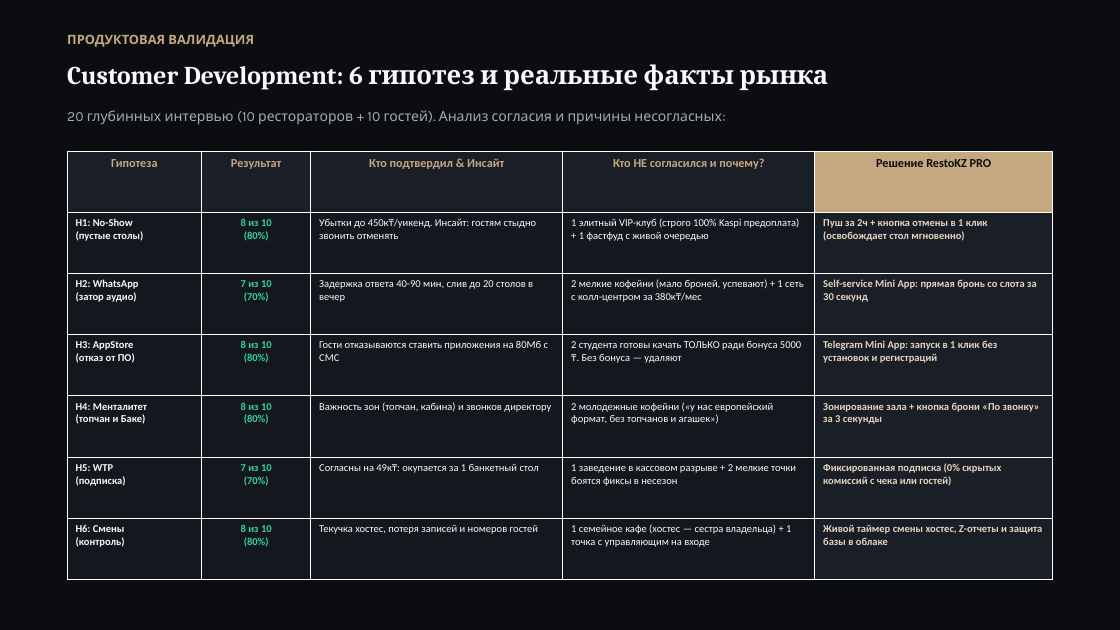
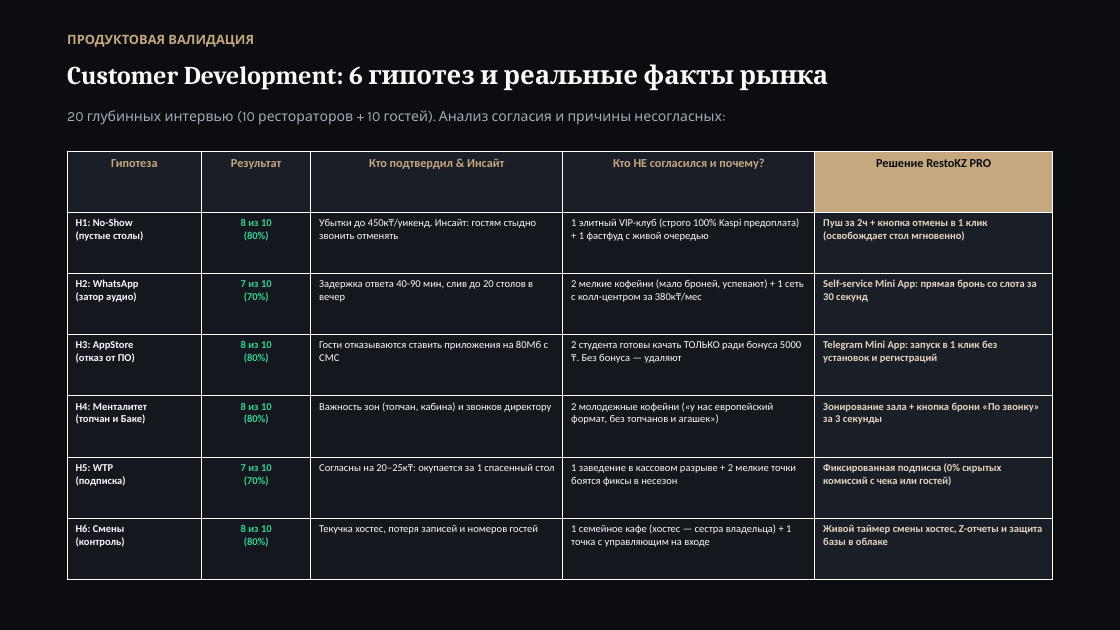
Before and after one commit to Sp1ceMan/restokz-bot, a slide deck: slide 3 of RestoKZ_Presentation.pptx. Drawn at 1120x630 pixels with LibreOffice and Linux fonts; fonts in the diff are those of the drawing. Boxes give left, top, right and bottom in pixels: in the first picture for what was removed or moved away, otherwise in the second. Text is boxed around its words. In the diff, an @@ line names an element or a change of style, - is before the commit and + after.

```diff
--- a/RestoKZ_Presentation.pptx
+++ b/RestoKZ_Presentation.pptx
@@ table at [67, 151, 1053, 580] @@
-row 6, column 3: Согласны на 49к₸: окупается за 1 банкетный стол
+row 6, column 3: Согласны на 20–25к₸: окупается за 1 спасенный стол
```
Also in this commit, not shown: 3 other slides changed, 4 other files.
